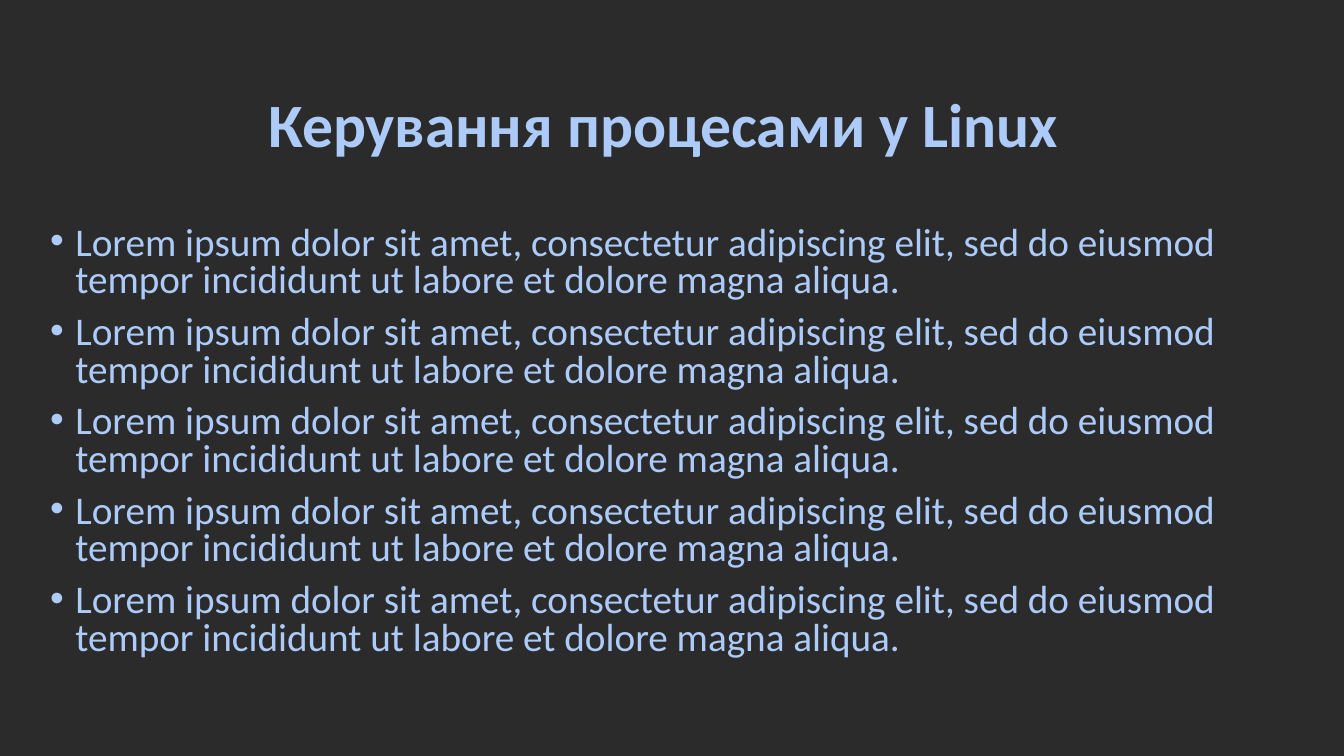
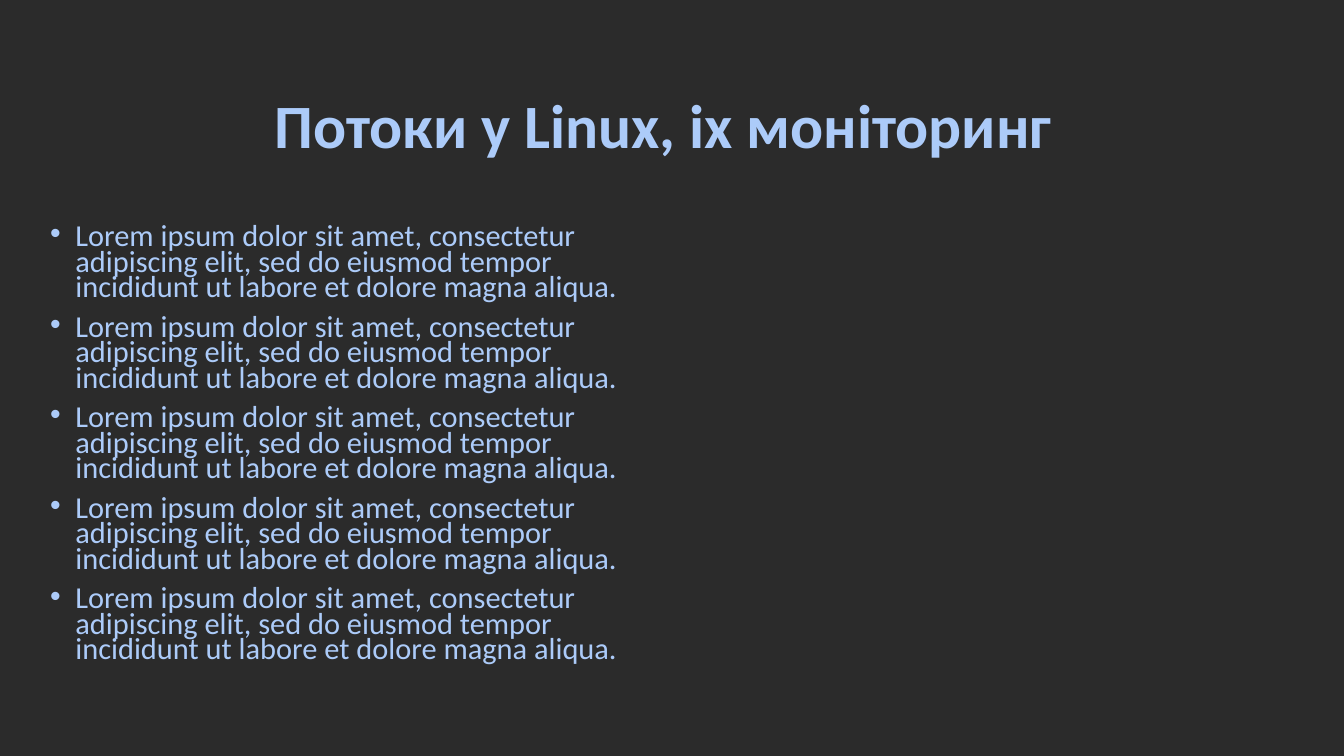
Before and after one commit to millennium02/SRS_L5, a slide deck: slide 4 of linux_ps&threads.odp (slide 3 before the commit). Drawn at 1344x756 pixels with LibreOffice and Linux fonts; fonts in the diff are those of the drawing; background and template pictures are left out; a plain dark background stands for a picture behind light text. Boxes give left, top, right and bottom in pixels: in the first picture for what was removed or moved away, otherwise in the second. Text is boxed around its words. In the diff, an @@ line names an element or a change of style, - is before the commit and + after.

Commit message:
3 commit

```diff
--- a/linux_ps&threads.odp
+++ b/linux_ps&threads.odp
@@ title at (274, 105, 1052, 158): text changed @@
-Керування процесами у Linux
+Потоки у Linux, іх моніторинг
@@ text "Lorem ipsum dolor sit amet, ..." at (75, 225, 617, 664): size 28 to 21.7 pt; line spacing 0.8 to 0.7 @@
```
Also in this commit, not shown: 1 other slide changed, 1 slide added.
